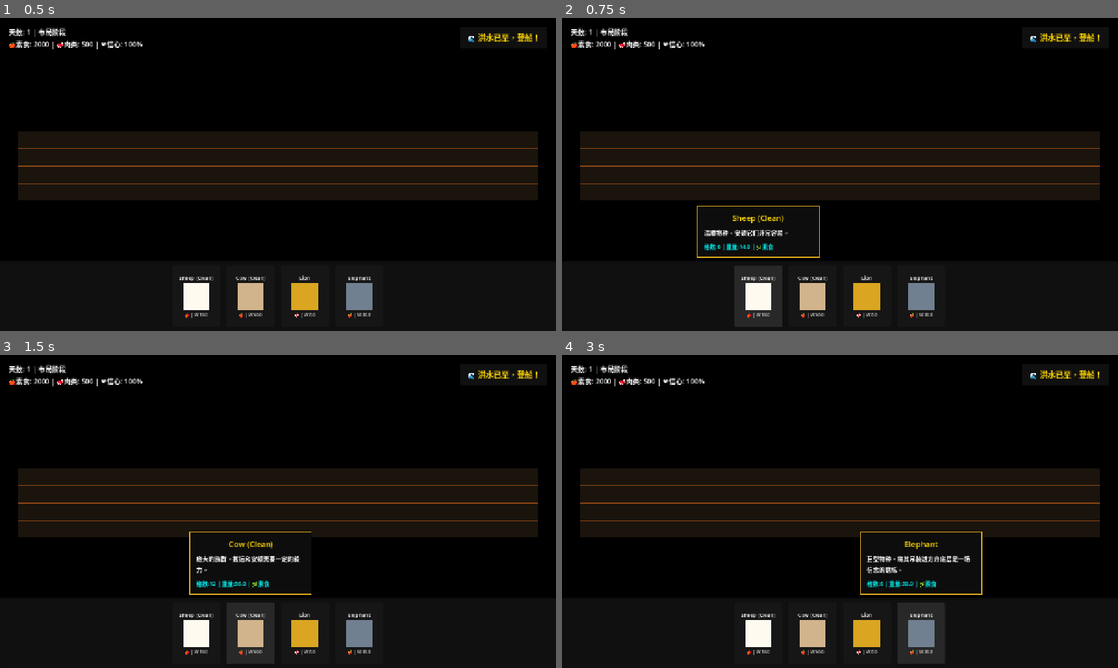
Above: before the commit, frames 1-4 (two rows, left to right).
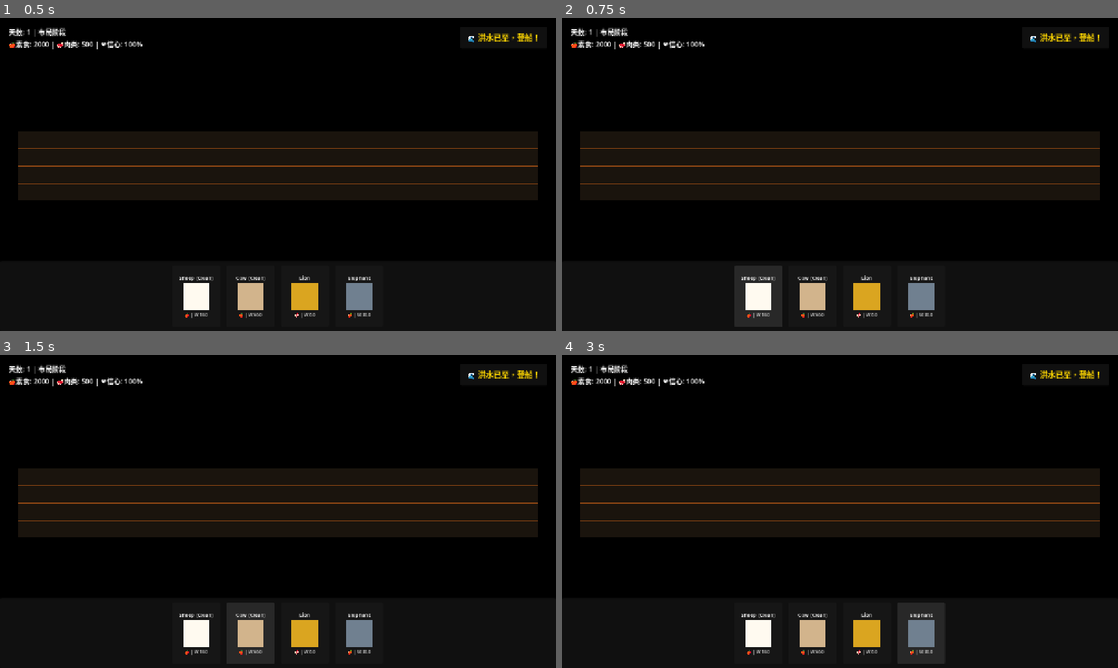
Above: after the commit, the same moments.

Repository: AirtisTech/project_covenant1
Game: Godot game, scene res://scenes/world/ark_scene.tscn
The game is run twice, just before and just after one commit, with the same random seed, the same clock (stepped at 60 frames per second) and the same inputs.
Inputs (mouse positions are in pixels of both pictures, inside the frame that each line leads up to):
- Up to frame 1 (0.5 s): no input
- Up to frame 2 (0.75 s): click (756, 296) at 0.52 s
- Up to frame 3 (1.5 s): click (250, 633) at 1.27 s
- Up to frame 4 (3 s): click (867, 633) at 2.02 s; click (923, 633) at 2.77 s

Frame 1 is identical in both runs. In frame 2, 0.7% of the frame differs, in the area x 24-47%, y 60-77%; in frame 3, 0.8%; in frame 4, 0.9%, in the area x 53-76%, y 56-77%.
Error after the commit: Parse Error: Unexpected "extends" in class body. (res://scripts/ui/animal_detail_panel.gd:4)

Commit message:
Fix: grid offset issue and add click-to-remove functionality

Diff:
--- a/scripts/ui/animal_detail_panel.gd
+++ b/scripts/ui/animal_detail_panel.gd
@@ -1,3 +1,6 @@
+# 预加载类
+const AnimalSpeciesClass = preload("res://scripts/resources/animal_species.gd")
+
 extends Control
 
 var name_label: Label
@@ -60,10 +63,10 @@
 	remove_btn.pressed.connect(_on_remove_pressed)
 	vbox.add_child(remove_btn)
 
-func show_at_position(species: AnimalSpecies, target_top_center: Vector2, is_built: bool = false, coord: Vector2i = Vector2i.ZERO):
+func show_at_position(species, target_top_center: Vector2, is_built: bool = false, coord: Vector2i = Vector2i.ZERO):
 	name_label.text = species.species_name
 	desc_label.text = species.description
-	var diet = "🌿素食" if species.diet == AnimalSpecies.Diet.HERBIVORE else "🥩肉食"
+	var diet = "🌿素食" if species.diet == AnimalSpeciesClass.Diet.HERBIVORE else "🥩肉食"
 	stats_label.text = "格数:%d | 重量:%.1f | %s" % [species.width_in_cells, species.weight, diet]
 
 	remove_btn.visible = is_built
--- a/scripts/world/ark_drag_handler.gd
+++ b/scripts/world/ark_drag_handler.gd
@@ -5,7 +5,10 @@
 		var species = data.get("species")
 		var ark = get_parent()
 		if ark:
-			ark.call("update_placement_preview", at_position, species)
+			# 转换屏幕坐标到世界坐标
+			var camera = get_viewport().get_camera_2d()
+			var world_pos = camera.get_global_transform().affine_inverse() * at_position
+			ark.call("update_placement_preview", world_pos, species)
 		return true
 	return false
 
@@ -14,6 +17,7 @@
 	if species:
 		var ark = get_parent()
 		if ark:
-			# 暴力测试：直接放置，不经过 try_place 的层层校验
-			# 只要在感应区内放下，就在该点最近的甲板建一个
-			ark.call("try_place_at_world_pos", at_position, species)
+			# 转换屏幕坐标到世界坐标
+			var camera = get_viewport().get_camera_2d()
+			var world_pos = camera.get_global_transform().affine_inverse() * at_position
+			ark.call("try_place_at_world_pos", world_pos, species)
--- a/scripts/world/ark_system.gd
+++ b/scripts/world/ark_system.gd
@@ -19,6 +19,15 @@
 	_setup_drag_control()
 	_setup_visuals()
 	_setup_preview()
+
+# 处理点击拆除
+func _input(event):
+	if event is InputEventMouseButton and event.pressed and event.button_index == MOUSE_BUTTON_LEFT:
+		# 获取世界坐标
+		var camera = get_viewport().get_camera_2d()
+		if camera:
+			var world_pos = camera.get_global_transform().affine_inverse() * event.global_position
+			handle_manual_click(world_pos)
 
 func _setup_drag_control():
 	var ctrl = Control.new()
@@ -59,7 +68,7 @@
 # --- 核心：模糊点击感应算法 ---
 func handle_manual_click(world_pos: Vector2):
 	# 允许点击点偏离地板中心轴上下各 1 格 (20px)
-	var gx = int(floor((world_pos.x - ARK_START_X) / CELL_SIZE.x))
+	var gx = int(round((world_pos.x - ARK_START_X) / CELL_SIZE.x))
 	var py = world_pos.y
 
 	var target_gy = -1
@@ -95,7 +104,7 @@
 		panel.call("show_at_position", species, top_center, true, coord)
 
 func update_placement_preview(world_pos: Vector2, species):
-	var grid_x = floor((world_pos.x - ARK_START_X) / CELL_SIZE.x)
+	var grid_x = round((world_pos.x - ARK_START_X) / CELL_SIZE.x)
 	var best_gy = -1
 	for gy in DECK_Y_INDICES:
 		if abs(world_pos.y - (gy * 20)) < 40.0:
@@ -117,7 +126,7 @@
 	var best_gy = -1
 	for gy in DECK_Y_INDICES:
 		if abs(world_pos.y - (gy * 20)) < 40.0: best_gy = gy
-	var grid_x = floor((world_pos.x - ARK_START_X) / CELL_SIZE.x)
+	var grid_x = round((world_pos.x - ARK_START_X) / CELL_SIZE.x)
 	var snap_coord = Vector2i(int(grid_x), best_gy)
 
 	if best_gy != -1 and _can_place_here(snap_coord, species):
